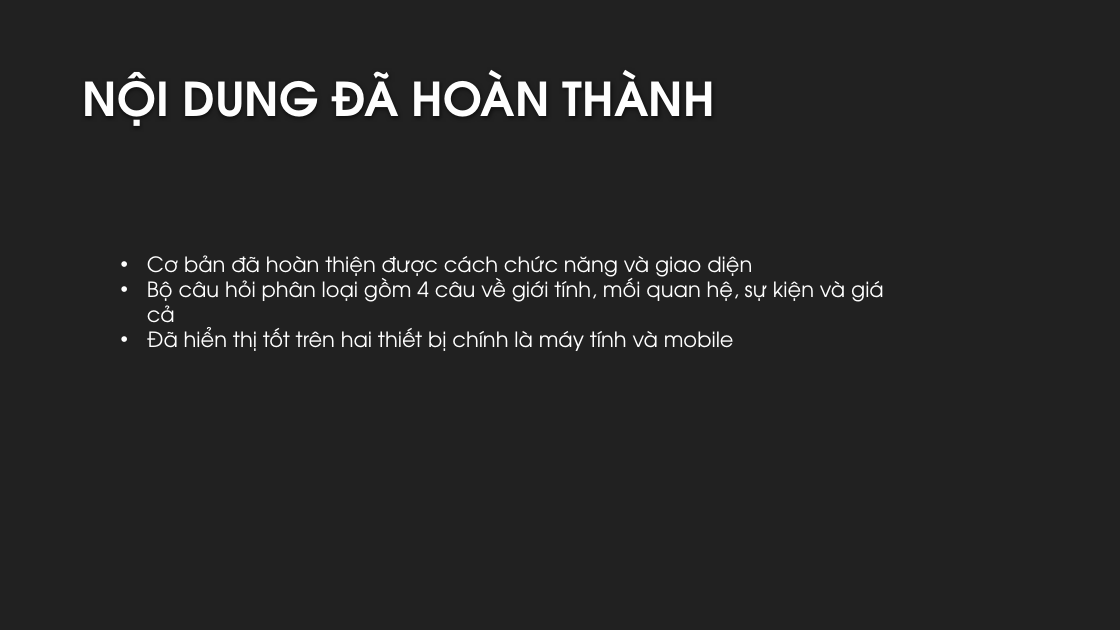
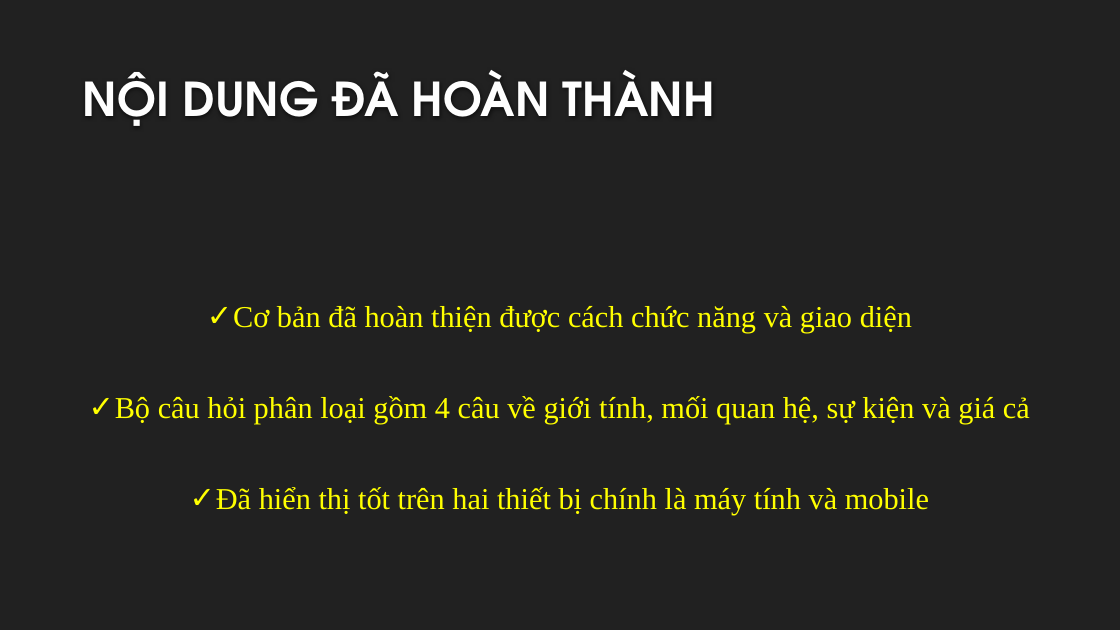
Before and after one commit to archimonde12/suggestGiftWebsite, a slide deck: slide 9 of PROJECT PRESENTATION.pptx. Drawn at 1120x630 pixels with LibreOffice and Linux fonts; fonts in the diff are those of the drawing; background and template pictures are left out. Boxes give left, top, right and bottom in pixels: in the first picture for what was removed or moved away, otherwise in the second. Text is boxed around its words. In the diff, an @@ line names an element or a change of style, - is before the commit and + after.

```diff
--- a/PROJECT PRESENTATION.pptx
+++ b/PROJECT PRESENTATION.pptx
@@ text "Cơ bản đã hoàn thiện ...": place and size @@
-text "Cơ bản đã hoàn thiện ..." at [147,255,884,351]
+text "Cơ bản đã hoàn thiện ..." at [115,306,1030,516]
@@ text "Cơ bản đã hoàn thiện ..." at [115,306,1030,516]: size 18 to 26 pt, font TeX Gyre Adventor to Times New Roman, text colour #FFFFFF to #FFFF00; alignment left to centre; bullet • to ✓; line spacing 1 to 2.5 @@
```
Also in this commit, not shown: 4 other slides changed, 2 slides removed.
